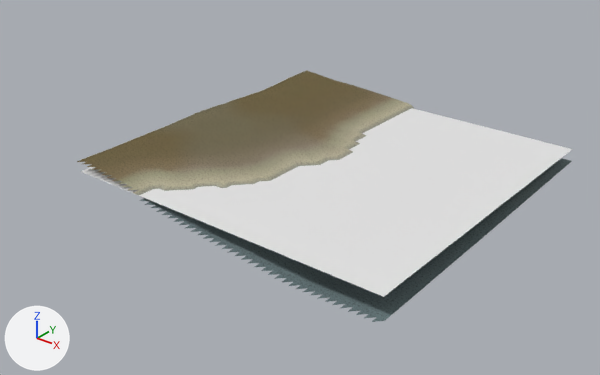
The glTF model eloria-assets/maps/continent-v2/ringholm/client/chunks/14_10/world.glb, before and after one commit.
The view is the same before and after, from a 50 mm camera at (581.8, -203.4, 92.5) aimed at (449.1, -37.4, -10.4). Arrows for +X, +Y and +Z are at lower left; the lights stay in place. The picture after the commit comes second. Where no turn or scale is listed for an object, it has been applied to the vertices. Vertices at exactly the same position are counted once.

Names of what the first picture shows: 'AuthoredGround_ringholmBase_ringholm_14_10', 'Terrain_ringholm_14_10', 'Water_ringholm_14_10'.
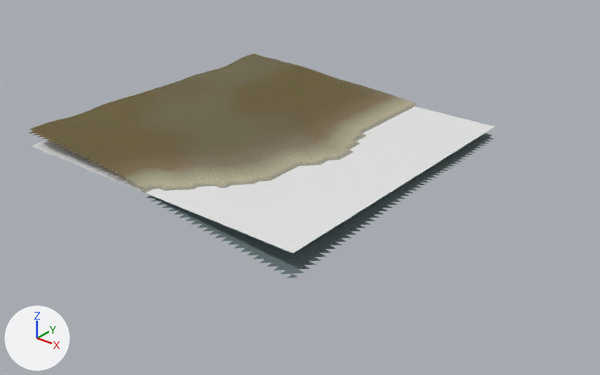
What differs and where, as boxes (x1, y1, x2, y2) in the pictures (600 x 375 px; the box of a moved part takes in the faces that stretch with it):
```json
{"object": "AuthoredGround_ringholmBase_ringholm_14_10", "change": "reshaped", "before": [77, 72, 572, 322], "after": [30, 55, 493, 278], "on screen": "6% narrower, 11% shorter"}
{"object": "Water_ringholm_14_10", "change": "mesh moved", "before": [80, 108, 572, 297], "after": [31, 106, 494, 253]}
{"object": "Terrain_ringholm_14_10", "change": "reshaped", "before": [304, 71, 570, 291], "after": [31, 53, 490, 135]}
{"part": 3, "of": "me_authoredground_ringholmbase_ringholm_14_10", "change": "moved or reshaped", "before": [77, 159, 572, 322], "after": [30, 55, 492, 157]}
```

Scene script edits in JSON lines:
```json
{"block": "me_terrain_ringholm_14_10", "where": "# used by ob_terrain_ringholm_14_10; location = (-2710.0, 6841.0, 0.0)"}
{"op": "remove", "block": "me_terrain_ringholm_14_10", "code": "me_terrain_ringholm_14_10.from_pydata(...)  # 2401 vertices, 4608 faces; spans x 3121.0..3217.0, y -6923.0..-6827.0, z -6.5..3.7"}
{"op": "add", "block": "me_terrain_ringholm_14_10", "code": "me_terrain_ringholm_14_10.from_pydata(...)  # 2401 vertices, 4608 faces; spans x 3095.0..3191.0, y -6921.0..-6825.0, z -6.1..4.7"}
{"block": "me_terrain_ringholm_14_10", "change": "me_terrain_ringholm_14_10 part 1: 2401 of 2401 vertices moved; they spanned x 3121.0..3217.0, y -6923.0..-6827.0, z -6.5..3.7 and now span x 3095.0..3191.0, y -6921.0..-6825.0, z -6.1..4.7; mean shift (-26.0, 2.0, 2.3)"}
{"block": "me_water_ringholm_14_10", "where": "# used by ob_water_ringholm_14_10; location = (-2710.0, 6841.0, 0.0)"}
{"op": "remove", "block": "me_water_ringholm_14_10", "code": "me_water_ringholm_14_10.from_pydata(...)  # 4 vertices, 2 faces; spans x 3121.0..3217.0, y -6924.0..-6828.0, z 0.0"}
{"op": "add", "block": "me_water_ringholm_14_10", "code": "me_water_ringholm_14_10.from_pydata(...)  # 4 vertices, 2 faces; spans x 3096.0..3192.0, y -6922.0..-6826.0, z 0.0"}
{"block": "me_water_ringholm_14_10", "change": "me_water_ringholm_14_10 part 2: the whole mesh is moved by (-25.0, 2.0, 0.0)"}
{"block": "me_authoredground_ringholmbase_ringholm_14_10", "where": "# used by ob_authoredground_ringholmbase_ringholm_14_10; location = (-2710.0, 6841.0, 0.0)"}
{"op": "remove", "block": "me_authoredground_ringholmbase_ringholm_14_10", "code": "me_authoredground_ringholmbase_ringholm_14_10.from_pydata(...)  # 2448 vertices, 4608 faces; spans x 3121.0..3217.0, y -6925.0..-6827.0, z -6.6..3.7"}
{"op": "add", "block": "me_authoredground_ringholmbase_ringholm_14_10", "code": "me_authoredground_ringholmbase_ringholm_14_10.from_pydata(...)  # 2496 vertices, 4608 faces; spans x 3095.0..3193.0, y -6923.0..-6825.0, z -6.2..4.7"}
{"block": "me_authoredground_ringholmbase_ringholm_14_10", "change": "me_authoredground_ringholmbase_ringholm_14_10 part 3: 637 vertices removed from x 3121.0..3217.0, y -6925.0..-6827.0, z -6.6..3.1; 685 vertices added at x 3095.0..3191.0, y -6923.0..-6825.0, z -3.4..4.7"}
```
